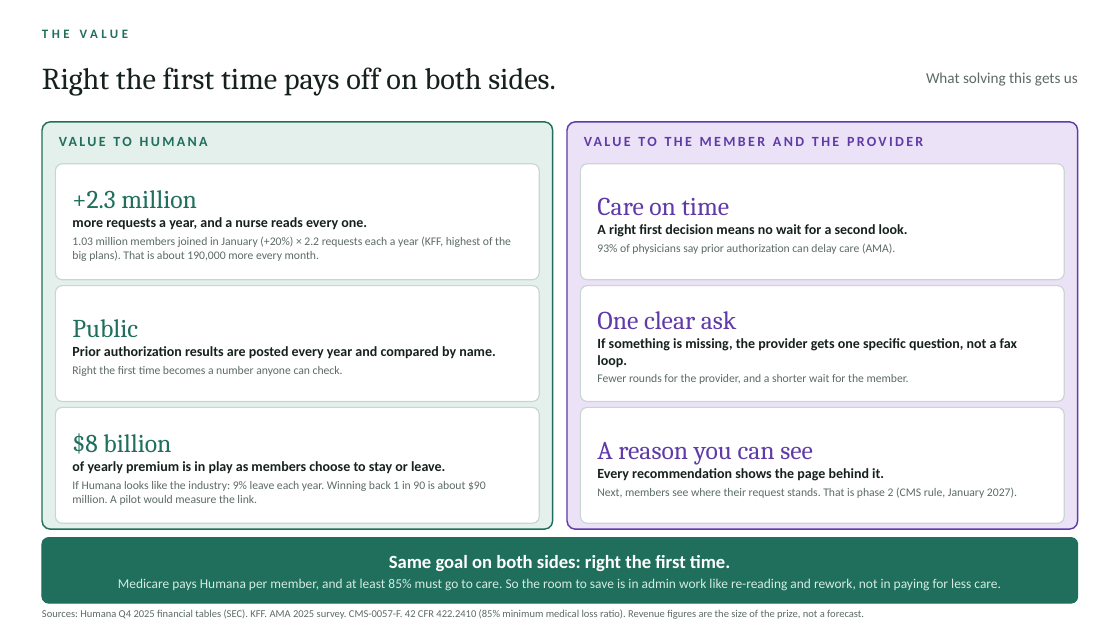
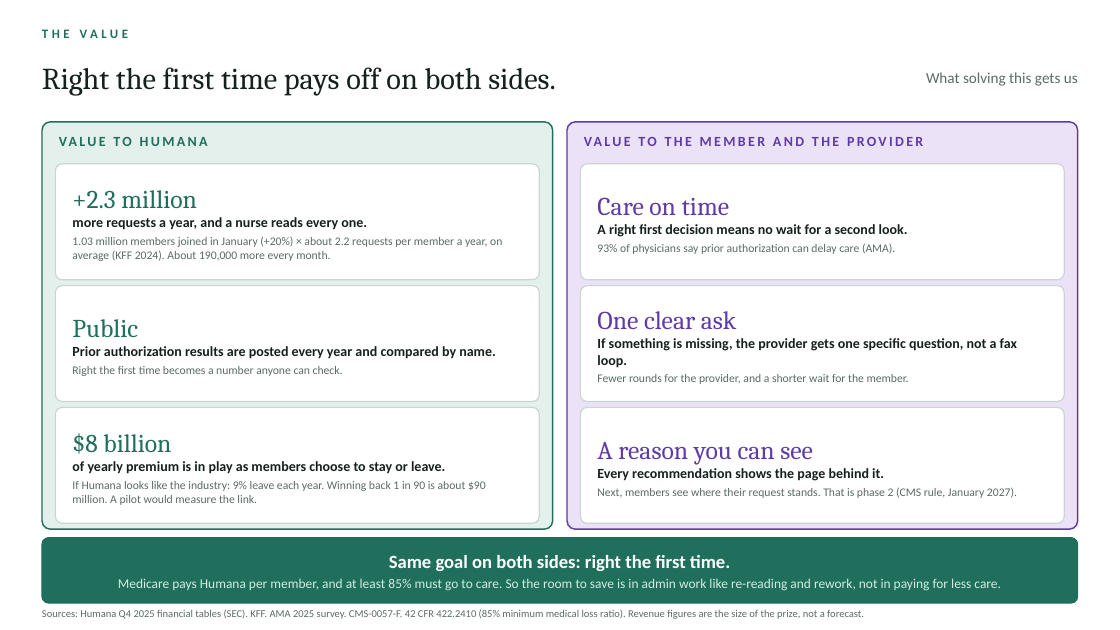
Before and after one commit to nishamishra12/humana-pa-prototype, a slide deck: slide 1 of deck/journey/Value.pptx. Drawn at 1120x630 pixels with LibreOffice and Linux fonts; fonts in the diff are those of the drawing. Boxes give left, top, right and bottom in pixels: in the first picture for what was removed or moved away, otherwise in the second. Text is boxed around its words. In the diff, an @@ line names an element or a change of style, - is before the commit and + after.

```diff
--- a/deck/journey/Value.pptx
+++ b/deck/journey/Value.pptx
@@ text in rounded rectangle at (72,237,502,261): text changed @@
-1.03 million members joined in January (+20%) × 2.2 requests each a year (KFF, highest of the big plans). That is about 190,000 more every month.
+1.03 million members joined in January (+20%) × about 2.2 requests per member a year, on average (KFF 2024). About 190,000 more every month.
```
Also in this commit, not shown: 5 other files.
